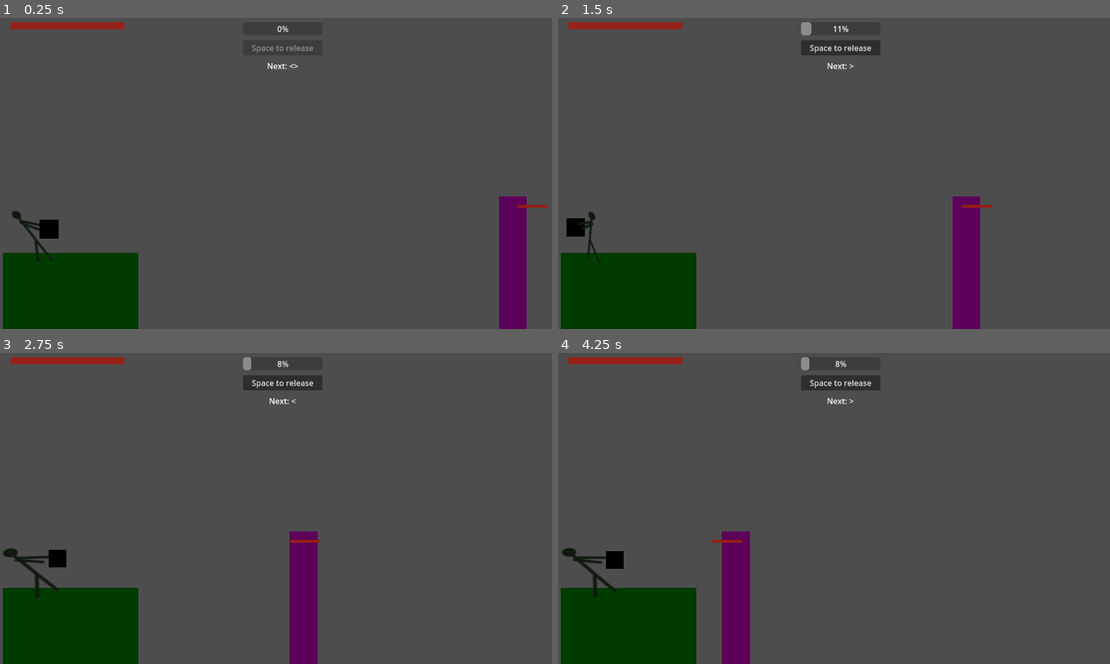
Above: before the commit, frames 1-4 (two rows, left to right).
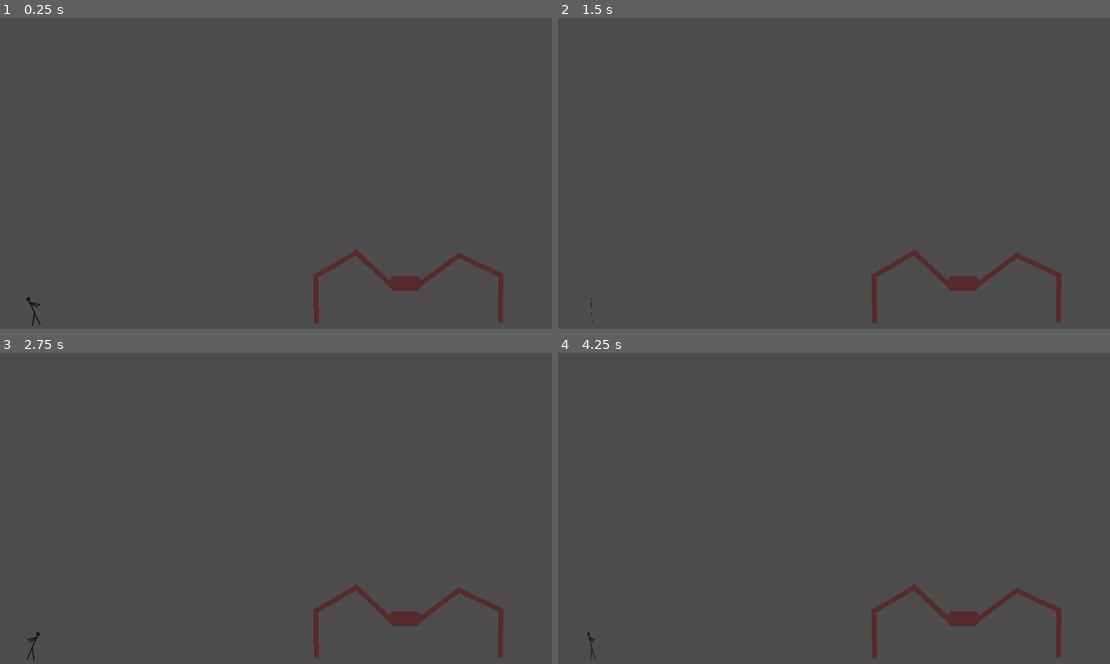
Above: after the commit, the same moments.

Repository: AntonioDell/wurf_mann
Game: Godot game, scene res://experiment_2d.tscn
Two runs of this game, one before a commit and one after it. Both use one fixed random seed, a clock stepped at 60 frames per second and the inputs below. Before the commit the project starts from res://experiment.tscn.
Inputs (mouse positions are in pixels of both pictures, inside the frame that each line leads up to):
- Up to frame 1 (0.25 s): no input
- Up to frame 2 (1.5 s): move the mouse to (966, 154) at 0.52 s; hold Right (increase_charge_right) 0.53-1.28 s; tap Space (release_throw) at 0.6, 1.35 s; click (966, 154) at 0.67 s; move the mouse to (729, 185) at 1.27 s; hold Left (increase_charge_left) from 1.28 s (still down)
- Up to frame 3 (2.75 s): move the mouse to (336, 436) at 2.02 s; release Left (increase_charge_left) at 2.03 s; hold Right (increase_charge_right) from 2.03 s (still down); tap Space (release_throw) at 2.1 s
- Up to frame 4 (4.25 s): move the mouse to (811, 567) at 2.77 s; tap Space (release_throw) at 2.85, 3.6 s; click (811, 567) at 2.92 s; move the mouse to (1010, 552) at 3.52 s; release Right (increase_charge_right) at 3.53 s; hold Left (increase_charge_left) from 3.53 s (still down)

The runs differ from the first frame. In frame 1, 10% of the frame differs, in the area x 0-100%, y 1-100%; in frame 2, 10%; in frame 3, 11%; in frame 4, 11%, in the area x 0-92%, y 1-100%.
Error before the commit: Invalid access to property or key 'released' on a base object of type 'Nil'. (res://throwable.gd:19)

Commit message:
Fix 2d player rotation

Diff:
--- a/experiment_2d.tscn
+++ b/experiment_2d.tscn
@@ -15,13 +15,12 @@
 [node name="World" type="Node2D" parent="."]
 
 [node name="EnemySpider" type="Node2D" parent="World"]
-position = Vector2(945, 578)
+position = Vector2(827, 566)
 
 [node name="SpiderRig" parent="World/EnemySpider" instance=ExtResource("2_srnp3")]
 
 [node name="Player" type="CharacterBody2D" parent="World" node_paths=PackedStringArray("throw")]
 position = Vector2(68, 612)
-scale = Vector2(-1, 1)
 script = ExtResource("3_0cx5h")
 throw = NodePath("../../Throw")
 
--- a/player.gd
+++ b/player.gd
@@ -36,26 +36,35 @@
 		state = State.STOPPING
 		return
 
-	# TODO: Adjust rotation speed with min and max
 	_adjust_scale_x(delta, charge)
 
+# TODO: Adjust stopping behavior
+# Currently multiple rotations can occur when it should have stopped already
 func _process_stopping(delta: float):
-	if is_charge_zero and is_equal_approx(skew, 0):
+	if is_charge_zero and scale.x >= 1:
+		scale.x = 1
 		state = State.IDLE
 		return
 	elif not is_charge_zero:
 		state = State.ROTATING
 		return
 
-	_adjust_scale_x(delta, abs(scale.x) - .1)
+	# TODO: Replace .2 with gradually slowing value which always stops rotation after the same time
+	# regardless what scale.x value currently  is, before state is stopped.
+	_adjust_scale_x(delta, .2)
 
-var skew_direction := 1
-var skew_speed := 1
+var scale_direction := 1
+var scale_speed := 1
 func _adjust_scale_x(delta: float, value: float):
-	if scale.x == 0 or scale.x <= -1:
-		skew_direction = 1
-	elif scale.x >= 1:
-		skew_direction = -1
+	if scale.x >= 1:
+		scale_direction = -1
+	elif scale.x <= -1:
+		scale_direction = 1
 
-	var increment = delta * value * skew_direction * skew_speed
+	var increment = delta * _get_scale_velocity(value) * scale_direction * scale_speed
 	scale.x += increment
+
+var min_velocity := 1.0
+var max_velocity := 10.0
+func _get_scale_velocity(value: float) -> float:
+	return lerpf(min_velocity, max_velocity, ease(value, 3.0))
--- a/project.godot
+++ b/project.godot
@@ -11,7 +11,7 @@
 [application]
 
 config/name="Wurf_Mann"
-run/main_scene="res://experiment.tscn"
+run/main_scene="res://experiment_2d.tscn"
 config/features=PackedStringArray("4.1", "Forward Plus")
 config/icon="res://icon.svg"
 
--- a/spider_rig.tscn
+++ b/spider_rig.tscn
@@ -113,7 +113,7 @@
 [node name="Leg1" type="Node2D" parent="Sprites"]
 
 [node name="Start" type="Sprite2D" parent="Sprites/Leg1"]
-position = Vector2(-67.1923, -43.2693)
+position = Vector2(-67.1923, -43.2694)
 rotation = 2.32531
 scale = Vector2(0.999275, 0.999275)
 texture = SubResource("GradientTexture2D_r0k4s")
@@ -121,11 +121,11 @@
 [node name="Middle" type="Sprite2D" parent="Sprites/Leg1/Start"]
 position = Vector2(45.6748, 58.6487)
 rotation = -1.28199
-scale = Vector2(0.999954, 0.999954)
+scale = Vector2(0.999953, 0.999953)
 texture = SubResource("GradientTexture2D_yvohe")
 
 [node name="End" type="Sprite2D" parent="Sprites/Leg1/Start/Middle"]
-position = Vector2(40.2021, 70.5745)
+position = Vector2(40.2021, 70.5746)
 rotation = -1.06038
 scale = Vector2(0.999903, 0.999903)
 texture = SubResource("GradientTexture2D_yvohe")
@@ -134,19 +134,19 @@
 position = Vector2(0, 1)
 
 [node name="Start" type="Sprite2D" parent="Sprites/Leg2"]
-position = Vector2(71.9282, -41.7411)
-rotation = 0.93146
+position = Vector2(71.9282, -41.7412)
+rotation = 0.931459
 scale = Vector2(0.999759, 0.999759)
 texture = SubResource("GradientTexture2D_r0k4s")
 
 [node name="Middle" type="Sprite2D" parent="Sprites/Leg2/Start"]
-position = Vector2(43.1515, -69.191)
-rotation = 1.08015
+position = Vector2(43.1515, -69.1909)
+rotation = 1.08016
 scale = Vector2(0.999844, 0.999844)
 texture = SubResource("GradientTexture2D_yvohe")
 
 [node name="End" type="Sprite2D" parent="Sprites/Leg2/Start/Middle"]
-position = Vector2(42.3346, -65.4489)
+position = Vector2(42.3347, -65.4489)
 rotation = -1.9965
 scale = Vector2(0.999917, 0.999917)
 texture = SubResource("GradientTexture2D_yvohe")
@@ -167,7 +167,6 @@
 auto_calculate_length_and_angle = false
 length = 16.0
 bone_angle = 0.0
-metadata/_local_pose_override_enabled_ = true
 
 [node name="RemoteTransform2D" type="RemoteTransform2D" parent="Skeleton2D/Torso"]
 position = Vector2(0, -10.0001)
@@ -181,7 +180,6 @@
 auto_calculate_length_and_angle = false
 length = 16.0
 bone_angle = -194.252
-metadata/_local_pose_override_enabled_ = true
 
 [node name="RemoteTransform2D" type="RemoteTransform2D" parent="Skeleton2D/Torso/Leg1Start"]
 position = Vector2(-45, 20)
@@ -196,7 +194,6 @@
 auto_calculate_length_and_angle = false
 length = 16.0
 bone_angle = 38.006
-metadata/_local_pose_override_enabled_ = true
 
 [node name="RemoteTransform2D" type="RemoteTransform2D" parent="Skeleton2D/Torso/Leg1Start/Leg1Middle"]
 position = Vector2(-30, 38)
@@ -211,7 +208,6 @@
 auto_calculate_length_and_angle = false
 length = 93.0
 bone_angle = 90.0
-metadata/_local_pose_override_enabled_ = true
 
 [node name="RemoteTransform2D" type="RemoteTransform2D" parent="Skeleton2D/Torso/Leg1Start/Leg1Middle/Leg1End"]
 position = Vector2(0, 45)
@@ -228,7 +224,6 @@
 auto_calculate_length_and_angle = false
 length = 16.0
 bone_angle = -31.672
-metadata/_local_pose_override_enabled_ = true
 
 [node name="RemoteTransform2D" type="RemoteTransform2D" parent="Skeleton2D/Torso/Leg2Start"]
 position = Vector2(51, -5)
@@ -243,7 +238,6 @@
 auto_calculate_length_and_angle = false
 length = 16.0
 bone_angle = 99.238
-metadata/_local_pose_override_enabled_ = true
 
 [node name="RemoteTransform2D" type="RemoteTransform2D" parent="Skeleton2D/Torso/Leg2Start/Leg2Middle"]
 position = Vector2(35, 33)
@@ -258,7 +252,6 @@
 auto_calculate_length_and_angle = false
 length = 93.0
 bone_angle = 45.0
-metadata/_local_pose_override_enabled_ = true
 
 [node name="RemoteTransform2D" type="RemoteTransform2D" parent="Skeleton2D/Torso/Leg2Start/Leg2Middle/Leg2End"]
 position = Vector2(31.7683, 33.2922)
--- a/throwable.gd
+++ b/throwable.gd
@@ -17,8 +17,8 @@
 
 func _ready():
 	throw.released.connect(_on_throw_released)
+	throw.charge_input_registered.connect(_on_throw_charge_input_registered)
 
-	throw.charge_input_registered.connect(_on_throw_charge_input_registered)
 	projectile_motion.modifiers.modify_gravity = func(last_status):
 		if last_status.peak_reached and last_status.charge < .5:
 			# TODO: Improve gravity increase with time passed
